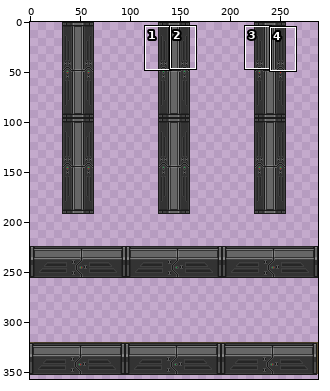
A sprite sheet gets an edit: Resources/Textures/_RMC14/Structures/Doors/Airlocks/Triple/ocp_large_dark.rsi/door_deny.png. Above, an overview of the earlier version with the close-up marked.
Close-up. Earlier state:
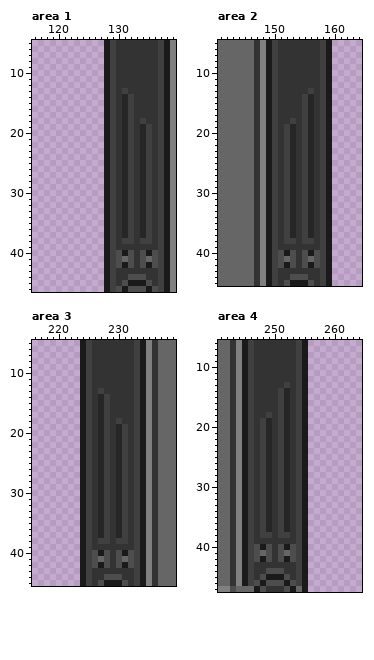
The file is 288x384 pixels. Shown: area 1: x 116..139, y 5..46; area 2: x 141..164, y 5..45; area 3: x 216..239, y 5..45; area 4: x 241..264, y 6..47. The wide view leaves out empty margins. The commit also changed other parts of the picture, which this record leaves out.
The same view after the edit:
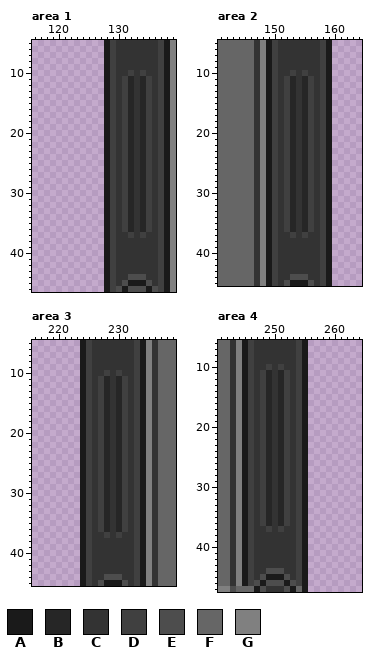
Palette (. is transparent): A #1a1a1a  B #262626  C #333333  D #404040  E #4d4d4d  F #666666  G #808080
The edit:
Area 1:
y 10: x 132 C -> D; x 134 C -> D
y 11..12: x 131..132 CC -> DB; x 134..135 CC -> BD
y 13: x 132 C -> B; x 134..135 CC -> BD
y 14..17: x 131..132 BD -> DB; x 134..135 CC -> BD
y 18: x 131..132 BD -> DB; x 134..135 DC -> BD
y 19..36: x 131..132 BD -> DB
y 37: x 131 B -> C; x 134..135 BD -> DC
y 38: x 131..132 DD -> CC; x 134..135 DD -> CC
y 40: x 130..132 EAE -> CCC; x 134..136 EAE -> CCC
y 41: x 130..132 EFE -> CCC; x 134..136 EFE -> CCC
y 42: x 130..132 EAE -> CCC; x 134..136 EAE -> CCC
Area 2:
y 10: x 153 C -> D; x 155 C -> D
y 11..12: x 152..153 CC -> DB; x 155..156 CC -> BD
y 13: x 152..153 CC -> DB; x 155 C -> B
y 14..17: x 152..153 CC -> DB; x 155..156 DB -> BD
y 18: x 152..153 CD -> DB; x 155..156 DB -> BD
y 19..36: x 155..156 DB -> BD
y 37: x 152..153 DB -> CD; x 156 B -> C
y 38: x 152..153 DD -> CC; x 155..156 DD -> CC
y 40: x 151..153 EAE -> CCC; x 155..157 EAE -> CCC
y 41: x 151..153 EFE -> CCC; x 155..157 EFE -> CCC
y 42: x 151..153 EAE -> CCC; x 155..157 EAE -> CCC
Area 3:
y 10: x 228 C -> D; x 230 C -> D
y 11..12: x 227..228 CC -> DB; x 230..231 CC -> BD
y 13: x 228 C -> B; x 230..231 CC -> BD
y 14..17: x 227..228 BD -> DB; x 230..231 CC -> BD
y 18: x 227..228 BD -> DB; x 230..231 DC -> BD
y 19..36: x 227..228 BD -> DB
y 37: x 227 B -> C; x 230..231 BD -> DC
y 38: x 227..228 DD -> CC; x 230..231 DD -> CC
y 40: x 226..228 EAE -> CCC; x 230..232 EAE -> CCC
y 41: x 226..228 EFE -> CCC; x 230..232 EFE -> CCC
y 42: x 226..228 EAE -> CCC; x 230..232 EAE -> CCC
Area 4:
y 10: x 249 C -> D; x 251 C -> D
y 11..12: x 248..249 CC -> DB; x 251..252 CC -> BD
y 13: x 248..249 CC -> DB; x 251 C -> B
y 14..17: x 248..249 CC -> DB; x 251..252 DB -> BD
y 18: x 248..249 CD -> DB; x 251..252 DB -> BD
y 19..36: x 251..252 DB -> BD
y 37: x 248..249 DB -> CD; x 252 B -> C
y 38: x 248..249 DD -> CC; x 251..252 DD -> CC
y 40: x 247..249 EAE -> CCC; x 251..253 EAE -> CCC
y 41: x 247..249 EFE -> CCC; x 251..253 EFE -> CCC
y 42: x 247..249 EAE -> CCC; x 251..253 EAE -> CCC
Boxes around the changes in both close-ups, in picture pixels (x1, y1, x2, y2):
changed: (116, 70, 158, 268)
changed: (278, 70, 320, 268)
changed: (92, 370, 134, 568)
changed: (254, 364, 296, 562)
